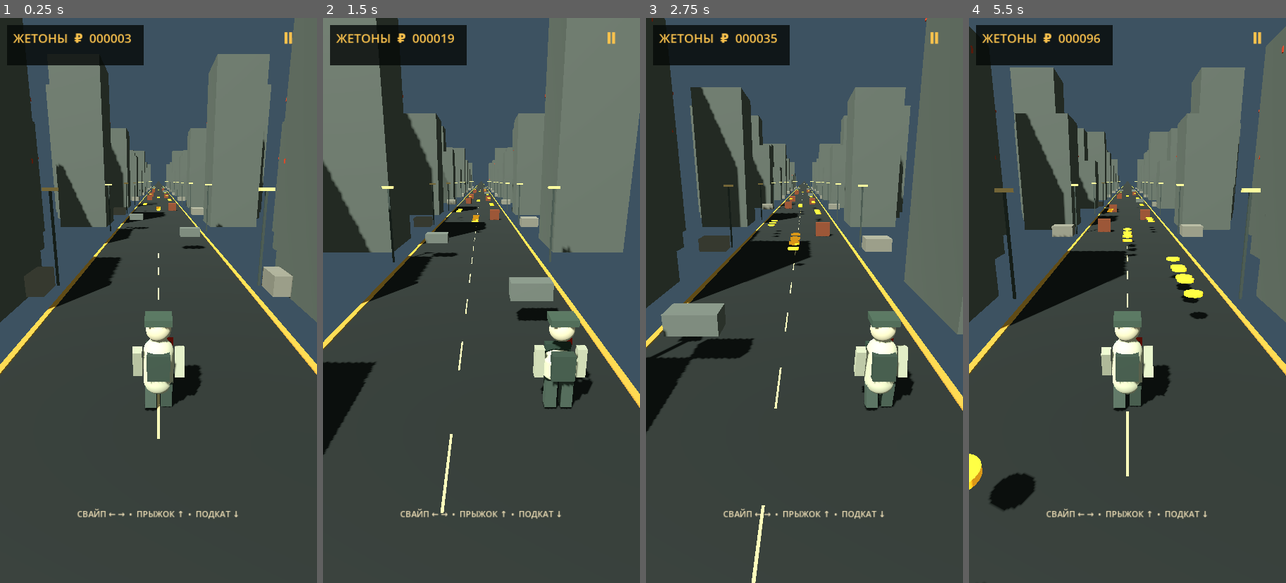
Above: before the commit, frames 1-4 (left to right).
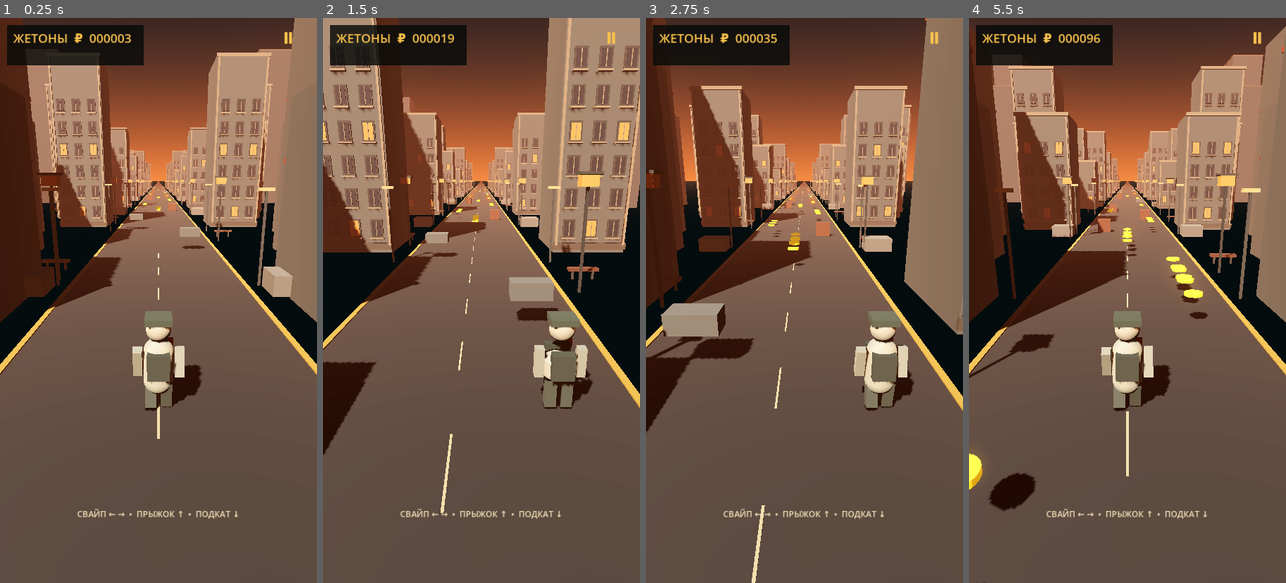
Above: after the commit, the same moments.

Repository: tushkabeliy-netizen/Atomic-Runner
Game: Godot game, scene res://scenes/Main.tscn
Same seed, same stepped clock (60 frames per second), same inputs: the game is played once before the commit and once after it.
Inputs (mouse positions are in pixels of both pictures, inside the frame that each line leads up to):
- Up to frame 1 (0.25 s): no input
- Up to frame 2 (1.5 s): tap Enter at 0.5, 0.6 s; move the mouse to (551, 272) at 0.52 s; hold Right 0.53-1.25 s; click (551, 272) at 0.67 s; drag from (418, 328) to (465, 413) at 1.27 s
- Up to frame 3 (2.75 s): move the mouse to (836, 176) at 2.02 s; hold Right from 2.03 s (still down); tap Enter at 2.1 s
- Up to frame 4 (5.5 s): release Right at 2.75 s; drag from (1111, 413) to (1032, 215) at 2.77 s; move the mouse to (1222, 385) at 3.52 s; hold Left 3.53-4.25 s; tap Enter at 3.6, 5.1 s; drag from (1032, 215) to (1079, 159) at 4.27 s; move the mouse to (1143, 300) at 5.02 s; hold Down from 5.03 s (still down); click (1143, 300) at 5.17 s

The runs differ from the first frame. In frame 1, 95% of the frame differs, in the area x 0-100%, y 0-100%; in frame 2, 95%; in frame 3, 96%; in frame 4, 94%.

Commit message:
Build a detailed retrofuturist boulevard and atmospheric sky

Diff:
--- a/scripts/main.gd
+++ b/scripts/main.gd
@@ -53,11 +53,25 @@
 func _build_world() -> void:
     var environment_node := WorldEnvironment.new()
     var environment := Environment.new()
-    environment.background_mode = Environment.BG_COLOR
-    environment.background_color = Color(0.24, 0.32, 0.38)
-    environment.ambient_light_source = Environment.AMBIENT_SOURCE_COLOR
-    environment.ambient_light_color = Color(0.62, 0.65, 0.62)
-    environment.ambient_light_energy = 0.72
+    environment.background_mode = Environment.BG_SKY
+    var sky := Sky.new()
+    var sky_material := ProceduralSkyMaterial.new()
+    sky_material.sky_top_color = Color(0.025, 0.075, 0.11)
+    sky_material.sky_horizon_color = Color(0.92, 0.43, 0.22)
+    sky_material.ground_bottom_color = Color(0.055, 0.075, 0.08)
+    sky_material.ground_horizon_color = Color(0.28, 0.19, 0.15)
+    sky.sky_material = sky_material
+    environment.sky = sky
+    environment.ambient_light_source = Environment.AMBIENT_SOURCE_SKY
+    environment.ambient_light_energy = 0.82
+    environment.reflected_light_source = Environment.REFLECTION_SOURCE_SKY
+    environment.tonemap_mode = Environment.TONE_MAPPER_FILMIC
+    environment.glow_enabled = true
+    environment.glow_intensity = 0.55
+    environment.glow_strength = 0.7
+    environment.fog_enabled = true
+    environment.fog_light_color = Color(0.58, 0.32, 0.22)
+    environment.fog_density = 0.006
     environment_node.environment = environment
     add_child(environment_node)
     var sun := DirectionalLight3D.new()
@@ -84,6 +98,58 @@
                 _box(world_root, "Street lamp head", Vector3(0.72, 0.16, 0.32), Vector3(side * 5.25, 4.82, z - 3.0), Color(0.85, 0.72, 0.43))
     for i in range(2000):
         _box(world_root, "Lane dash", Vector3(0.055, 0.025, 2.0), Vector3(0, -0.025, -float(i) * 4.8), Color(0.75, 0.69, 0.48))
+    _build_city_detail()
+
+func _build_city_detail() -> void:
+    # Add visible facade detail to the camera-facing sides of every avenue block.
+    var glass_dark := Color(0.035, 0.095, 0.12)
+    var glass_lit := Color(0.95, 0.57, 0.25)
+    var concrete := Color(0.56, 0.48, 0.36)
+    var red := Color(0.66, 0.13, 0.075)
+    for side in [-1, 1]:
+        for i in range(30):
+            var z := -8.0 - float(i) * 11.0
+            var h := 9.0 + float((i * 7) % 12)
+            var x: float = float(side) * (9.0 + float(i % 3) * 3.2)
+            var front := z + 3.83
+            _box(world_root, "Facade cornice", Vector3(5.72, 0.32, 0.24), Vector3(x, h - 0.18, front), concrete)
+            _box(world_root, "Facade plinth", Vector3(5.65, 0.48, 0.22), Vector3(x, 0.38, front), Color(0.25, 0.24, 0.2))
+            for edge in [-1, 1]:
+                _box(world_root, "Facade pilaster", Vector3(0.18, h - 0.9, 0.18), Vector3(x + float(edge) * 2.58, h * 0.5, front + 0.08), concrete)
+            var rows := int((h - 2.6) / 2.25)
+            for row in range(rows):
+                var wy := 1.75 + float(row) * 2.25
+                for col in range(3):
+                    var wx := x + float(col - 1) * 1.68
+                    var pane_color := glass_lit if ((i * 13 + row * 7 + col * 3) % 6 == 0) else glass_dark
+                    _box(world_root, "Window frame", Vector3(0.91, 1.38, 0.13), Vector3(wx, wy, front + 0.11), Color(0.17, 0.19, 0.17))
+                    _box(world_root, "Window glass", Vector3(0.69, 1.12, 0.055), Vector3(wx, wy + 0.015, front + 0.19), pane_color)
+                    _box(world_root, "Window sill", Vector3(1.02, 0.12, 0.25), Vector3(wx, wy - 0.72, front + 0.2), concrete)
+                    _box(world_root, "Window mullion", Vector3(0.055, 1.12, 0.07), Vector3(wx, wy, front + 0.235), concrete)
+            if i % 5 == 0:
+                _box(world_root, "Art deco sign", Vector3(2.25, 0.62, 0.18), Vector3(x, 2.0, front + 0.32), red)
+                _box(world_root, "Sign lettering", Vector3(1.62, 0.075, 0.08), Vector3(x, 2.0, front + 0.44), Color(1.0, 0.75, 0.38))
+                _box(world_root, "Entrance canopy", Vector3(2.8, 0.16, 1.15), Vector3(x, 3.0, front + 0.55), Color(0.16, 0.2, 0.18))
+                for post_x in [-1.1, 1.1]:
+                    _box(world_root, "Entrance column", Vector3(0.18, 2.45, 0.18), Vector3(x + post_x, 1.55, front + 0.92), concrete)
+        # A layered skyline creates depth and a visible horizon behind the avenue.
+        for i in range(18):
+            var far_x: float = float(side) * (27.0 + float(i % 4) * 5.5)
+            var far_h := 13.0 + float((i * 11) % 25)
+            var far_z := -18.0 - float(i) * 18.0
+            _box(world_root, "Distant skyline", Vector3(8.0 + float(i % 3) * 2.0, far_h, 10.0), Vector3(far_x, far_h * 0.5, far_z), Color(0.17, 0.22, 0.22))
+            _box(world_root, "Distant rooftop", Vector3(8.2 + float(i % 3) * 2.0, 0.28, 10.2), Vector3(far_x, far_h + 0.14, far_z), Color(0.3, 0.26, 0.2))
+    # A boulevard rhythm of lanterns, benches and warm pools of light.
+    for i in range(24):
+        var z := -12.0 - float(i) * 14.0
+        var side := -1 if i % 2 == 0 else 1
+        var x := float(side) * 5.45
+        _box(world_root, "Lantern post", Vector3(0.13, 5.3, 0.13), Vector3(x, 2.65, z), Color(0.12, 0.17, 0.16))
+        _box(world_root, "Lantern housing", Vector3(0.78, 0.52, 0.78), Vector3(x, 5.2, z), Color(0.95, 0.61, 0.27))
+        _box(world_root, "Lantern cap", Vector3(1.02, 0.13, 1.02), Vector3(x, 5.53, z), Color(0.18, 0.22, 0.19))
+        _box(world_root, "Boulevard bench", Vector3(1.65, 0.16, 0.48), Vector3(float(side) * 6.25, 0.58, z - 2.5), Color(0.32, 0.18, 0.11))
+        _box(world_root, "Bench leg", Vector3(0.12, 0.52, 0.12), Vector3(float(side) * 5.7, 0.28, z - 2.5), Color(0.16, 0.19, 0.17))
+        _box(world_root, "Bench leg", Vector3(0.12, 0.52, 0.12), Vector3(float(side) * 6.8, 0.28, z - 2.5), Color(0.16, 0.19, 0.17))
 
 func _build_player() -> void:
     player = Node3D.new()
